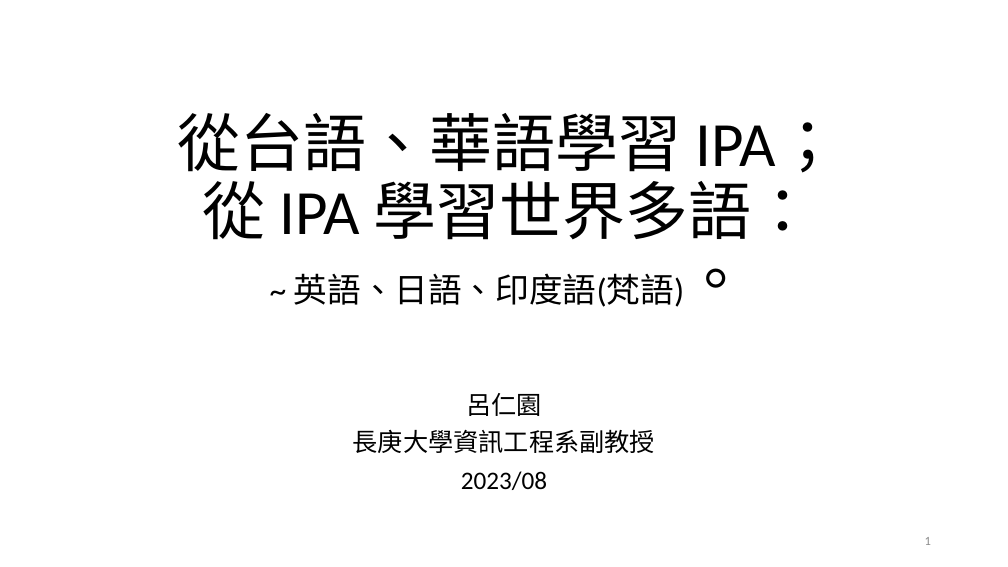
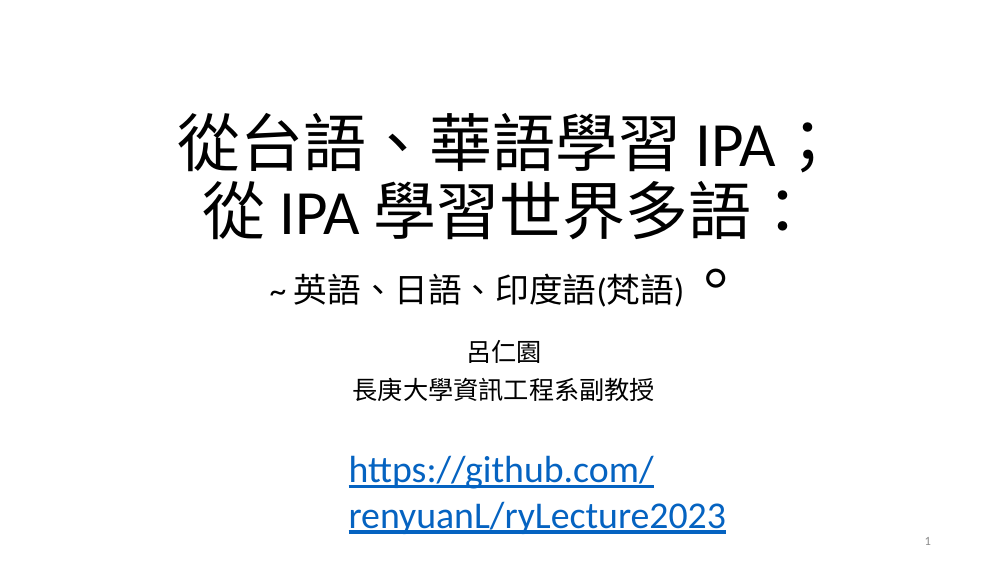
Before and after one commit to renyuanL/ryLecture2023, a slide deck: slide 1 of 台語、IPA、多語.pptx. Drawn at 1008x567 pixels with LibreOffice and Linux fonts; fonts in the diff are those of the drawing. Boxes give left, top, right and bottom in pixels: in the first picture for what was removed or moved away, otherwise in the second. Text is boxed around its words. In the diff, an @@ line names an element or a change of style, - is before the commit and + after.

```diff
--- a/台語、IPA、多語.pptx
+++ b/台語、IPA、多語.pptx
@@ subtitle "呂仁園": place and size @@
-subtitle "呂仁園" at [353,393,655,490]
+subtitle "呂仁園" at [353,340,655,401]
@@ text added at [349,455,726,534], 36 pt, text #0563C1, underline @@
+https://github.com/renyuanL/ryLecture2023
@@ subtitle at [461,471,547,490]: paragraph removed @@
-2023/08
```
Also in this commit, not shown: 1 other file.
